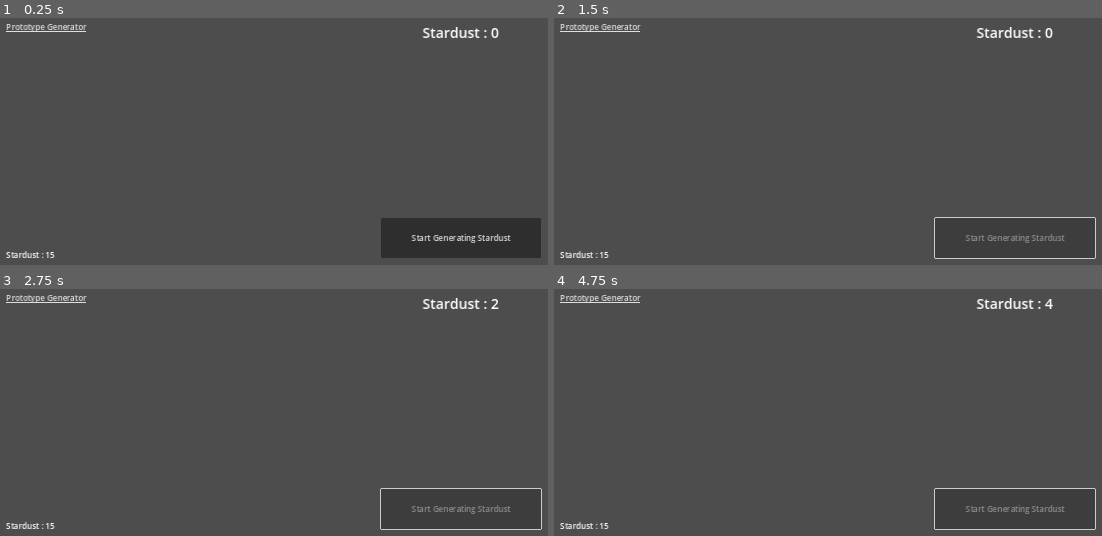
Above: before the commit, frames 1-4 (two rows, left to right).
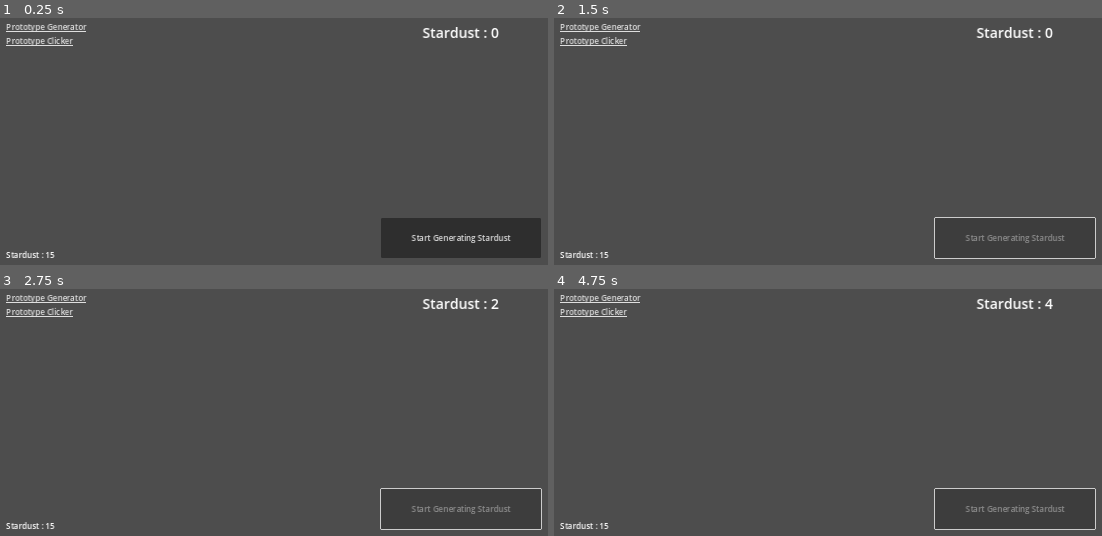
Above: after the commit, the same moments.

Repository: caiorosario/idle-vn
Game: Godot game, scene res://scenes/user_interface/user_interface.tscn
Same seed, same stepped clock (60 frames per second), same inputs: the game is played once before the commit and once after it. The project has no main scene, so this scene is started directly.
Inputs:
- Up to frame 1 (0.25 s): no input
- Up to frame 2 (1.5 s): click "Start Generating Stardust" at 0.5 s; tap Enter at 1.25 s
- Up to frame 3 (2.75 s): tap Space at 2 s
- Up to frame 4 (4.75 s): tap Enter at 2.75, 4.25 s; tap Space at 3.5 s

The runs differ from the first frame. In frame 1, 0.3% of the frame differs, in the area x 1-14%, y 7-12%; in frame 2, 0.3%; in frame 3, 0.3%; in frame 4, 0.3%.

Commit message:
Add navigation system and integrate multiple views in the UI
- Implemented a navigation system in `user_interface.gd` using a signal-based mechanism for switching between views.
- Updated `prototype_clicker.gd` and `prototype_generator.gd` to respond to navigation requests by toggling visibility based on the active view.
- Modified `user_interface.tscn` to add links for navigating between the "Prototype Generator" and "Prototype Clicker".
- Connected UI interactions to navigation functions to switch views dynamically.

Diff:
--- a/scenes/prototypes/clicker/prototype_clicker.gd
+++ b/scenes/prototypes/clicker/prototype_clicker.gd
@@ -5,12 +5,19 @@
 
 ## Reference to the label displaying current amount of stardust.
 @export var label : Label
+## View reference.
+@export var view : UserInterface.Views
+## Reference to the user interface
+@export var user_interface : UserInterface
+
 ## Current amount of stardust created.
 var stardust : int = 0
 
 ## Initialize the label at launch.
 func _ready() -> void:
 	update_label_text()
+
+	user_interface.navigation_requested.connect(_on_navigation_request)
 
 ## Create 1 stardust.
 func create_stardust() -> void:
@@ -24,3 +31,11 @@
 ## Triggered when the stardust button is pressed
 func _on_button_pressed() -> void:
 	create_stardust()
+
+## Watch for navigation requests and react accordingly
+func _on_navigation_request(requested_view : UserInterface.Views) ->void:
+	if requested_view == view:
+		visible = true
+		return
+
+	visible = false
--- a/scenes/prototypes/clicker/prototype_clicker.tscn
+++ b/scenes/prototypes/clicker/prototype_clicker.tscn
@@ -11,6 +11,7 @@
 grow_vertical = 2
 script = ExtResource("1_qhha0")
 label = NodePath("Label")
+view = 1
 
 [node name="Label" type="Label" parent="."]
 custom_minimum_size = Vector2(0, 80)
--- a/scenes/prototypes/generator/prototype_generator.gd
+++ b/scenes/prototypes/generator/prototype_generator.gd
@@ -9,6 +9,10 @@
 @export var button : Button
 ## Reference to the timer.
 @export var timer : Timer
+## View reference.
+@export var view : UserInterface.Views
+## Reference to the user interface
+@export var user_interface : UserInterface
 
 ## Current amount of stardust in storage.
 var stardust : int = 0
@@ -17,6 +21,8 @@
 ## Initialize the label.
 func _ready() -> void:
 	update_label_text()
+
+	user_interface.navigation_requested.connect(_on_navigation_request)
 
 
 ## Create stardust and store it.
@@ -40,3 +46,11 @@
 ## Triggered when the timer times out.
 func _on_timer_timeout() -> void:
 	create_stardust()
+
+## Watch for navigation requests and react accordingly
+func _on_navigation_request(requested_view : UserInterface.Views) ->void:
+	if requested_view == view:
+		visible = true
+		return
+
+	visible = false
--- /dev/null
+++ b/scenes/user_interface/user_interface.gd
@@ -0,0 +1,22 @@
+class_name UserInterface
+extends Control
+## Main class controling the user interface.
+
+
+## List of views.
+enum Views {
+	PROTOTYPE_GENERATOR,
+	PROTOTYPE_CLICKER,
+}
+
+## Emitted when something requested navigation. Includes the view target.
+signal navigation_requested(view : Views)
+
+
+## Triggered when the prototype generator link is clicked.
+func _on_prototype_generator_link_pressed() -> void:
+	navigation_requested.emit(Views.PROTOTYPE_GENERATOR)
+
+## Triggered when the prototype clicker link is clicked.
+func _on_prototype_clicker_link_pressed() -> void:
+	navigation_requested.emit(Views.PROTOTYPE_CLICKER)
--- a/scenes/user_interface/user_interface.tscn
+++ b/scenes/user_interface/user_interface.tscn
@@ -1,6 +1,8 @@
-[gd_scene load_steps=2 format=3 uid="uid://c2b3xd18jvtrp"]
+[gd_scene load_steps=4 format=3 uid="uid://c2b3xd18jvtrp"]
 
 [ext_resource type="PackedScene" uid="uid://0oobwvbw4x7d" path="res://scenes/prototypes/generator/prototype_generator.tscn" id="1_ffc7k"]
+[ext_resource type="Script" path="res://scenes/user_interface/user_interface.gd" id="1_xh862"]
+[ext_resource type="PackedScene" uid="uid://ccufjc1odps4h" path="res://scenes/prototypes/clicker/prototype_clicker.tscn" id="3_1dcef"]
 
 [node name="UserInterface" type="Control"]
 layout_mode = 3
@@ -9,6 +11,7 @@
 anchor_bottom = 1.0
 grow_horizontal = 2
 grow_vertical = 2
+script = ExtResource("1_xh862")
 
 [node name="HBoxContainer" type="HBoxContainer" parent="."]
 layout_mode = 1
@@ -49,9 +52,13 @@
 [node name="VBoxContainer" type="VBoxContainer" parent="HBoxContainer/LeftPanel/VBoxContainer/Navigator/MarginContainer"]
 layout_mode = 2
 
-[node name="LinkButton" type="LinkButton" parent="HBoxContainer/LeftPanel/VBoxContainer/Navigator/MarginContainer/VBoxContainer"]
+[node name="PrototypeGeneratorLink" type="LinkButton" parent="HBoxContainer/LeftPanel/VBoxContainer/Navigator/MarginContainer/VBoxContainer"]
 layout_mode = 2
 text = "Prototype Generator"
+
+[node name="PrototypeClickerLink" type="LinkButton" parent="HBoxContainer/LeftPanel/VBoxContainer/Navigator/MarginContainer/VBoxContainer"]
+layout_mode = 2
+text = "Prototype Clicker"
 
 [node name="MarginContainer" type="MarginContainer" parent="HBoxContainer/LeftPanel/VBoxContainer"]
 layout_mode = 2
@@ -96,5 +103,14 @@
 layout_mode = 2
 size_flags_horizontal = 3
 
-[node name="PrototypeGenerator" parent="HBoxContainer/MainView" instance=ExtResource("1_ffc7k")]
+[node name="PrototypeGenerator" parent="HBoxContainer/MainView" node_paths=PackedStringArray("user_interface") instance=ExtResource("1_ffc7k")]
 layout_mode = 1
+user_interface = NodePath("../../..")
+
+[node name="PrototypeClicker" parent="HBoxContainer/MainView" node_paths=PackedStringArray("user_interface") instance=ExtResource("3_1dcef")]
+visible = false
+layout_mode = 1
+user_interface = NodePath("../../..")
+
+[connection signal="pressed" from="HBoxContainer/LeftPanel/VBoxContainer/Navigator/MarginContainer/VBoxContainer/PrototypeGeneratorLink" to="." method="_on_prototype_generator_link_pressed"]
+[connection signal="pressed" from="HBoxContainer/LeftPanel/VBoxContainer/Navigator/MarginContainer/VBoxContainer/PrototypeClickerLink" to="." method="_on_prototype_clicker_link_pressed"]
